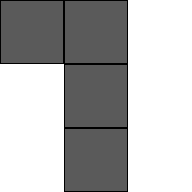
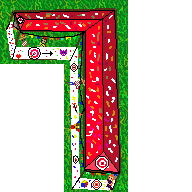
Layered file, before and after one edit (192 x 192). Changes by layer:
hid "Paint Layer 1" over [0, 0, 128, 192]
added layer "Paint Layer 2" above "pessoa 1" over [0, 0, 128, 192]
added layer "pessoa 1" (1st of 4) above "pessoa 1" over [0, 0, 128, 192]
added layer "pessoa 1" (2nd of 4) above "Paint Layer 3" over [64, 82, 128, 192]
added layer "Paint Layer 3" above "pessoa 1" over [0, 0, 128, 192]
added layer "pessoa 1" (3rd of 4) above "pessoa 1" over [0, 0, 124, 137]
added layer "pessoa 1" (4th of 4) above "Background" over [0, 0, 42, 64]
added layer "Background" (1st of 2) above "Background" over [0, 0, 128, 192]
